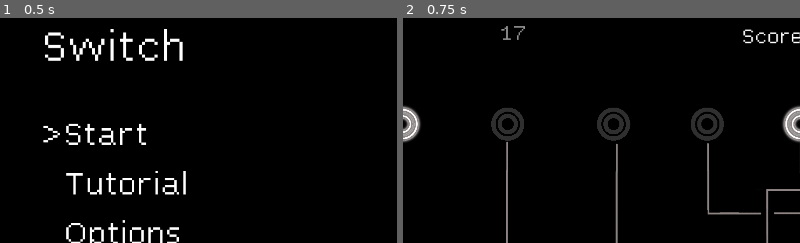
Above: before the commit, frames 1-2 (left to right).
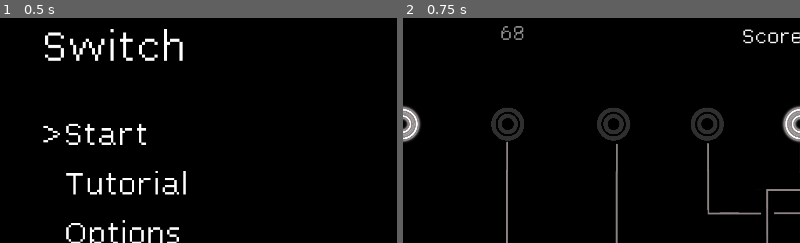
Above: after the commit, the same moments.

Repository: DragonCat4012/Switch
Game: Godot game, scene res://Scenes/menu.tscn
Two runs of this game, one before a commit and one after it. Both use one fixed random seed, a clock stepped at 60 frames per second and the inputs below.
Inputs (mouse positions are % of the whole screen's width and height, from its top left):
- Up to frame 1 (0.5 s): no input
- Up to frame 2 (0.75 s): tap Enter (ui_accept) at 0.5 s; move the mouse to (72, 45) at 0.52 s; hold Right (ui_right) from 0.53 s (still down); click (72, 45) at 0.67 s
The pictures show only the part of the screen within x 35-85%, y 16-66%; the shares and areas given below are measured in that part.

Frame 1 is identical in both runs. In frame 2, 0.2% of the frame differs, in the area x 24-31%, y 3-10%.

Commit message:
fix upodating number on endian switch

Diff:
--- a/Scenes/game.gd
+++ b/Scenes/game.gd
@@ -136,6 +136,7 @@
 	else:
 		$HBoxContainer/LeftArrow.text = ""
 		$HBoxContainer/RightArrow.text = "<"
+	updateCurrentNumber()
 
 func switch_activated(_switch_number, _isOn):
 	if not audioPlayer.playing:
